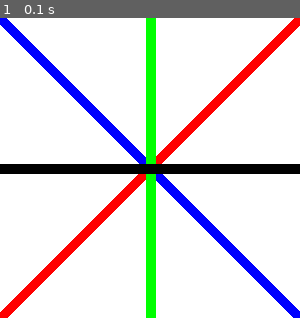
Above: before the commit, frame 1.
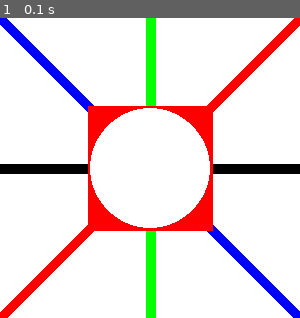
Above: after the commit, the same moment.

Repository: Nswchoeffler/Pygame_drawing
Game: pygame game, started from pygame_drawing.py
Two runs of this game, one before a commit and one after it. Both use one fixed random seed, a clock stepped at 60 frames per second and the inputs below.
Inputs:
- Up to frame 1 (0.1 s): no input

The runs differ from the first frame. In frame 1, 8.9% of the frame differs, in the area x 29-71%, y 29-71%.

Commit message:
finished my drawing

Diff:
--- a/pygame_drawing.py
+++ b/pygame_drawing.py
@@ -28,7 +28,11 @@
 pygame.draw.line(Displaysurf,red, (300,0),(0,300),13)
 pygame.draw.line(Displaysurf,green, (150,0),(150,300),10)
 pygame.draw.line(Displaysurf,black, (0,150),(300, 150),10)
-pygame.draw.circle(Displaysurf,white,(100,50),5)
+pygame.draw.circle(Displaysurf,white,(150,150),60)
+pygame.draw.rect(Displaysurf, red,(88,88,125,125))
+pygame.draw.circle(Displaysurf,white,(150,150),60)
+
+
 #game loop
 while True:
     for event in pygame.event.get():
